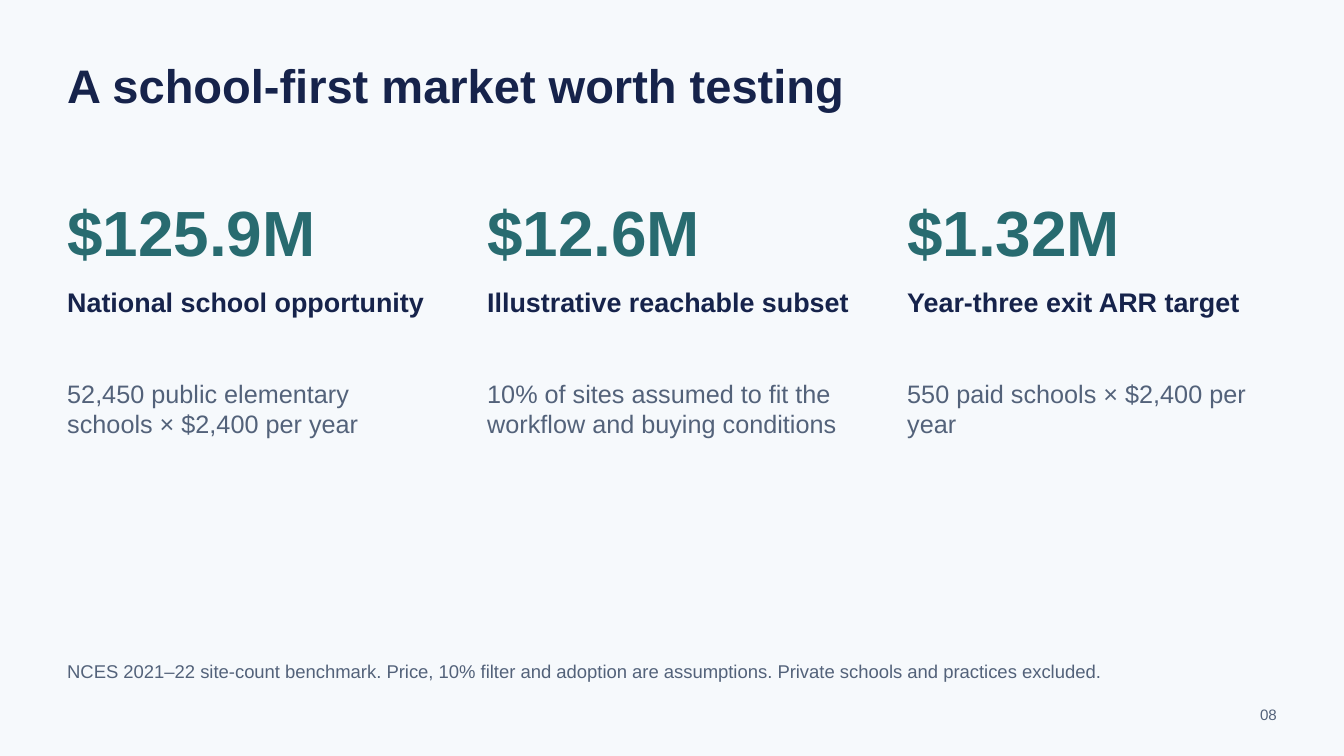
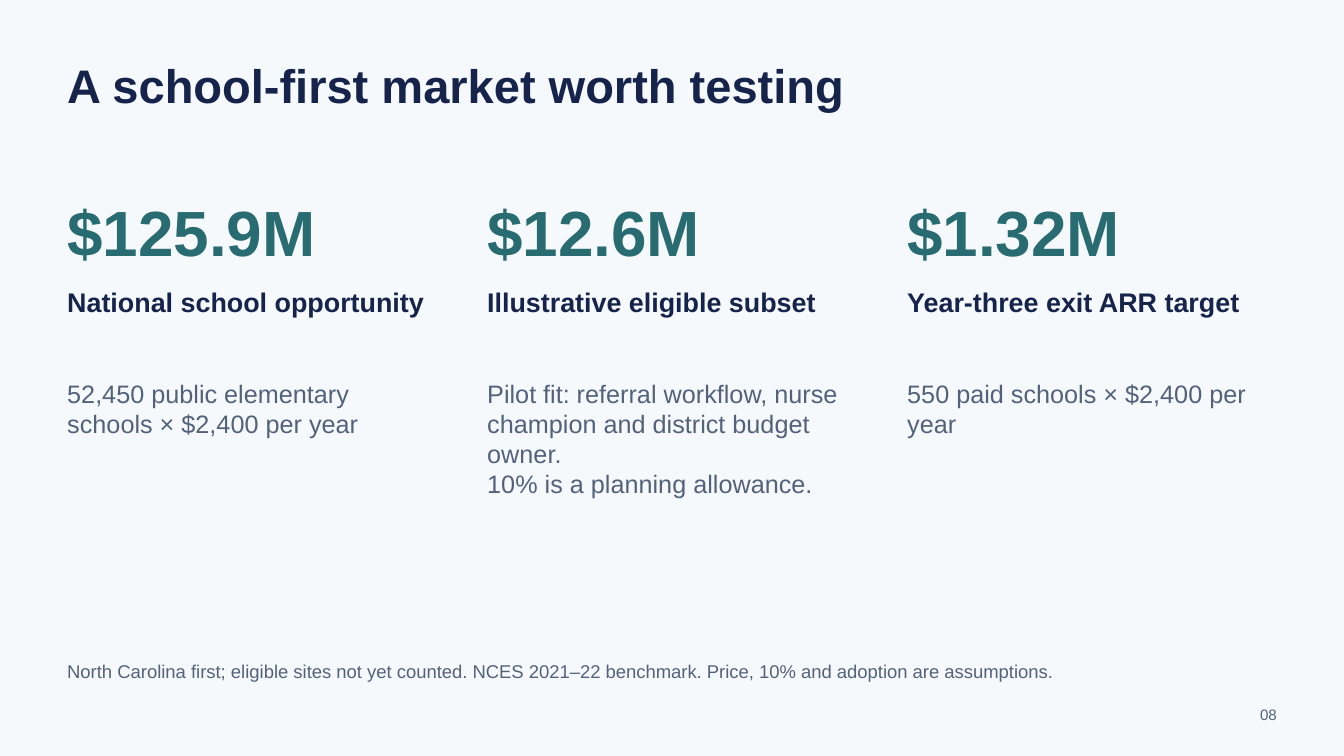
Before and after one commit to haydn-s/focal-technologies, a slide deck: slide 8 of docs/presentations/executive-pitch/Focal Family Executive Pitch - Final 12min.pptx. Drawn at 1344x756 pixels with LibreOffice and Linux fonts; fonts in the diff are those of the drawing. Boxes give left, top, right and bottom in pixels: in the first picture for what was removed or moved away, otherwise in the second. Text is boxed around its words. In the diff, an @@ line names an element or a change of style, - is before the commit and + after.

```diff
--- a/docs/presentations/executive-pitch/Focal Family Executive Pitch - Final 12min.pptx
+++ b/docs/presentations/executive-pitch/Focal Family Executive Pitch - Final 12min.pptx
@@ text at bbox=[487, 292, 816, 317]: text changed @@
-Illustrative reachable subset
+Illustrative eligible subset
@@ text at bbox=[487, 384, 837, 498]: text changed @@
-10% of sites assumed to fit the workflow and buying conditions
+Pilot fit: referral workflow, nurse champion and district budget owner.
+10% is a planning allowance.
@@ text at bbox=[67, 664, 1052, 682]: text changed @@
-NCES 2021–22 site-count benchmark. Price, 10% filter and adoption are assumptions. Private schools and practices excluded.
+North Carolina first; eligible sites not yet counted. NCES 2021–22 benchmark. Price, 10% and adoption are assumptions.
```
Also in this commit, not shown: 18 other slides changed, 10 other files.
